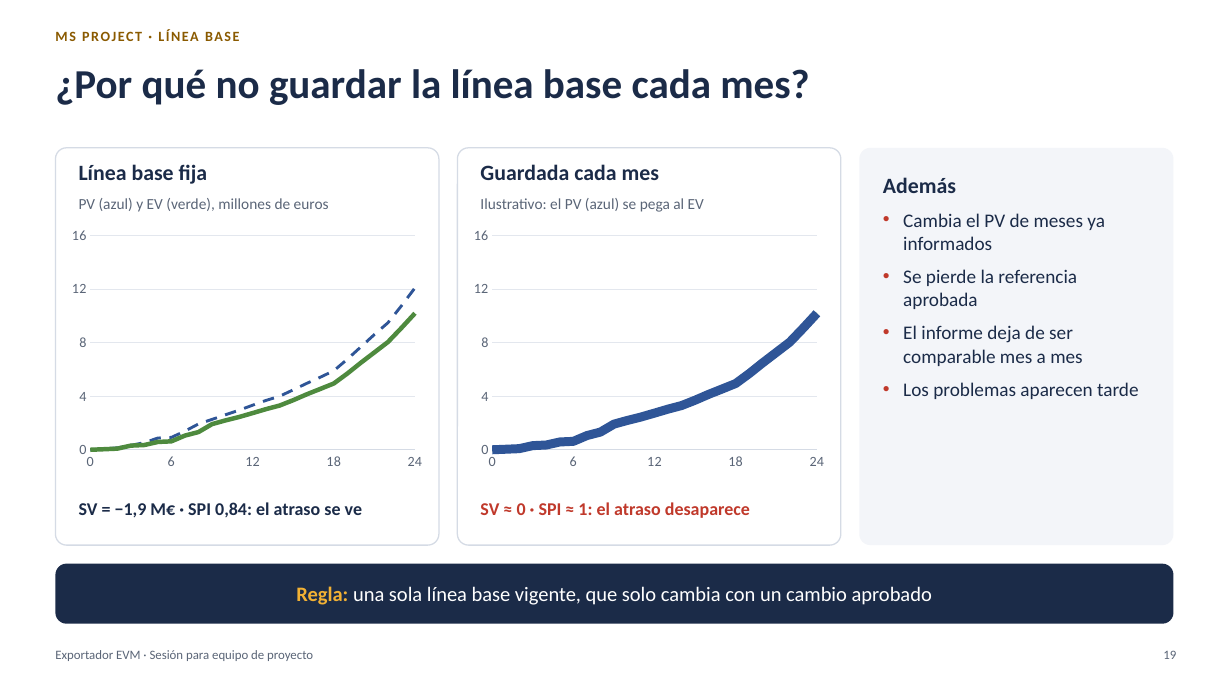
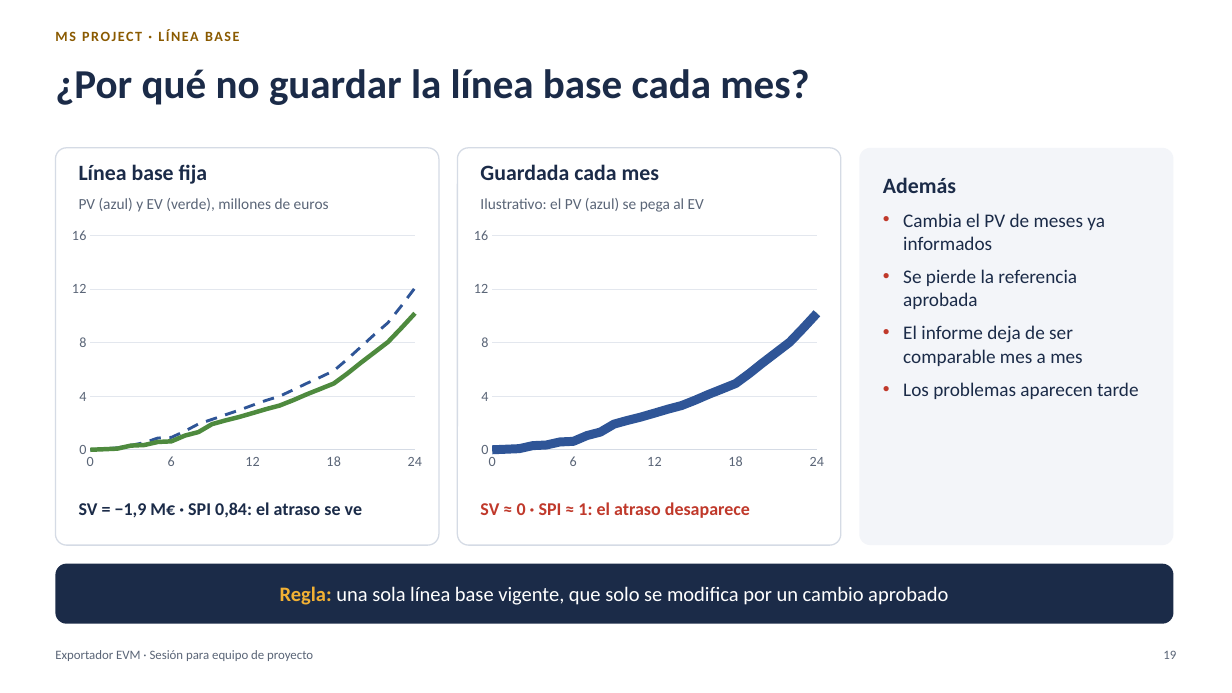
Before and after one commit to MarceloSalazar/evm-automation, a slide deck: slide 19 of docs/presentacion-jefes-de-proyecto.pptx. Drawn at 1232x693 pixels with LibreOffice and Linux fonts; fonts in the diff are those of the drawing. Boxes give left, top, right and bottom in pixels: in the first picture for what was removed or moved away, otherwise in the second. Text is boxed around its words. In the diff, an @@ line names an element or a change of style, - is before the commit and + after.

```diff
--- a/docs/presentacion-jefes-de-proyecto.pptx
+++ b/docs/presentacion-jefes-de-proyecto.pptx
@@ text in rounded rectangle at (280, 586, 948, 605): text changed @@
-Regla: una sola línea base vigente, que solo cambia con un cambio aprobado
+Regla: una sola línea base vigente, que solo se modifica por un cambio aprobado
```
Also in this commit, not shown: 15 other slides changed, 1 other file.
